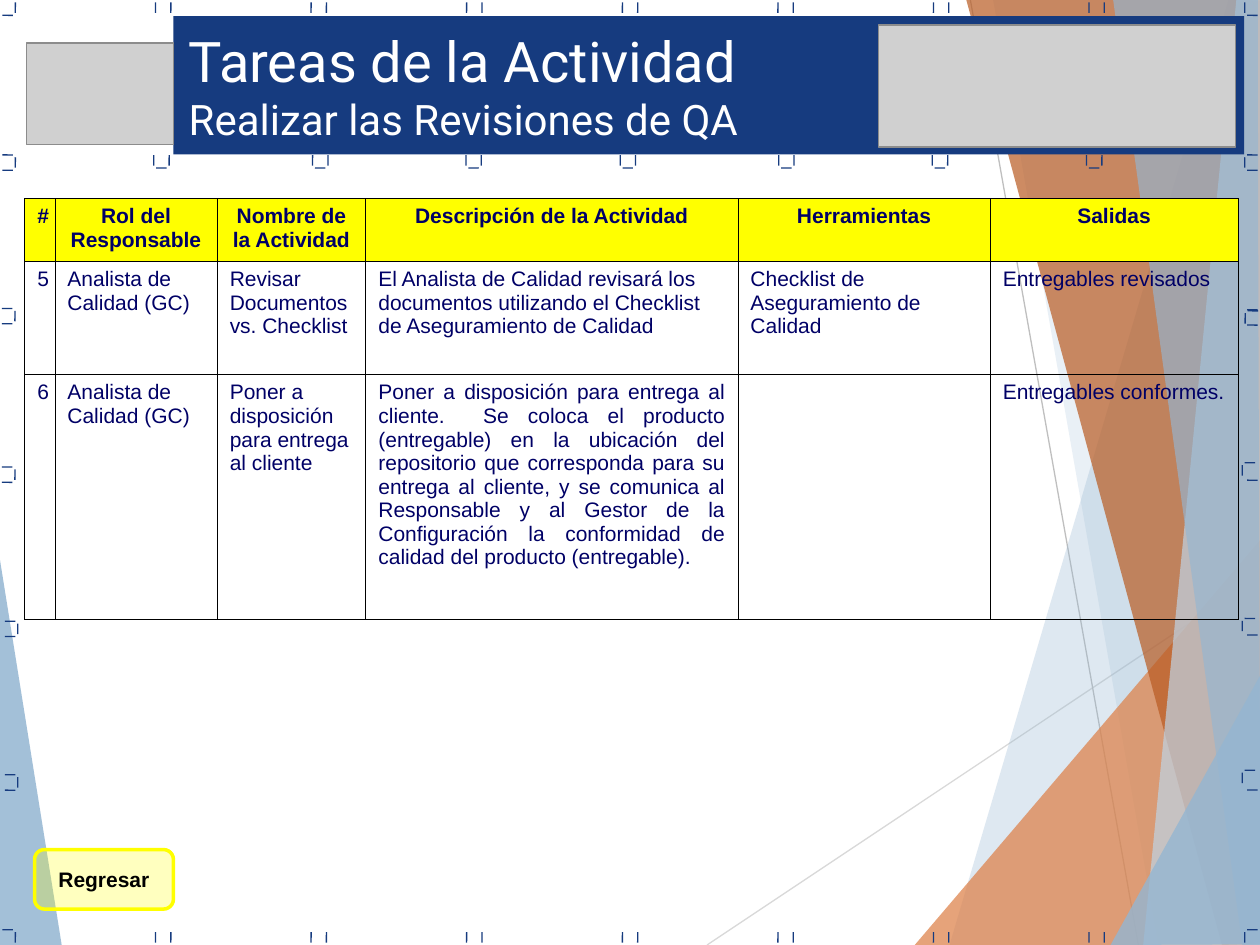
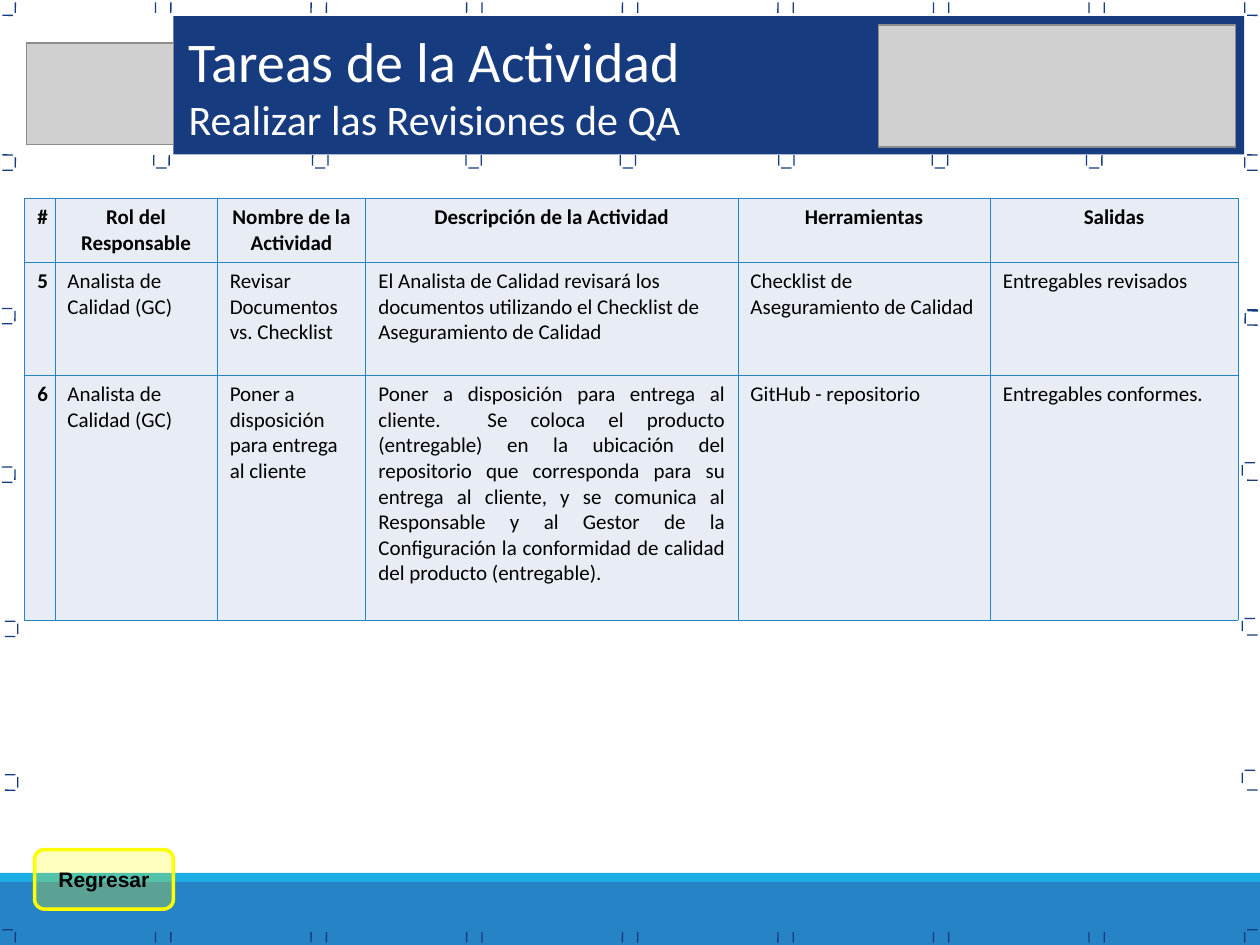
Before and after one commit to Proyecto-TopBody/TopBodySystem, a slide deck: slide 21 of Area de proceso PPQA/PAC_0.1_2015_Proceso Aseguramiento Calidad.ppt (slide 27 before the commit). Drawn at 1260x945 pixels with LibreOffice and Linux fonts; fonts in the diff are those of the drawing; grey boxes stand for pictures. Boxes give left, top, right and bottom in pixels: in the first picture for what was removed or moved away, otherwise in the second. Text is boxed around its words. In the diff, an @@ line names an element or a change of style, - is before the commit and + after.

```diff
--- a/Area de proceso PPQA/PAC_0.1_2015_Proceso Aseguramiento Calidad.ppt
+++ b/Area de proceso PPQA/PAC_0.1_2015_Proceso Aseguramiento Calidad.ppt
@@ text "Tareas de la Actividad" at bbox=[189, 43, 681, 141]: font Roboto to Calibri @@
@@ table at bbox=[25, 198, 1239, 619] @@
-row 3, column 5: 
+row 3, column 5: GitHub - repositorio
@@ fill #FFFF00 to #E8EDF5 in row 1 @@
@@ fill none to #E8EDF5 in 11 cells @@
@@ font Arial to Calibri, text colour #000066 to #000000 @@
@@ bold on in "5", "6" @@
@@ borders changed @@
@@ line added from (123, 239) to (1153, 239), #7F7F7F 0.51 pt @@
@@ group removed at bbox=[0, 0, 1260, 945]: 8 freeform shapes, 2 lines @@
@@ rectangle added at bbox=[0, 882, 1260, 945], fill #2683C6 @@
@@ rectangle added at bbox=[0, 873, 1260, 882], fill #1CADE4 @@
```
Also in this commit, not shown: 19 other slides changed, 9 slides added, 15 slides removed, 13 other files.
